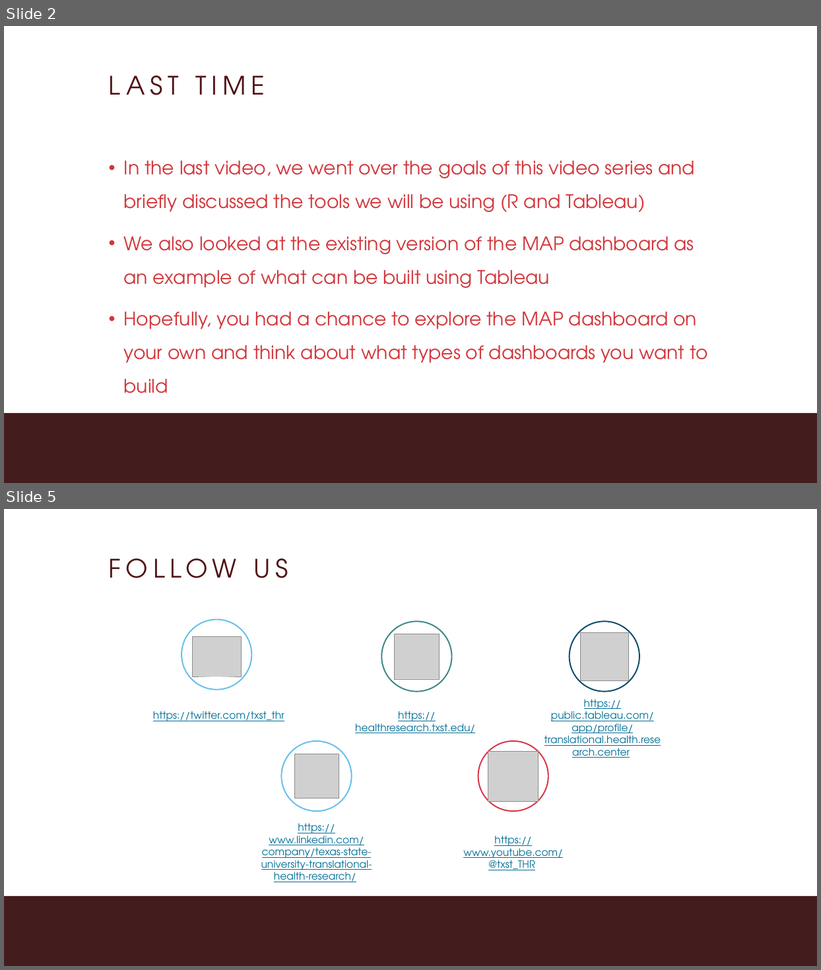
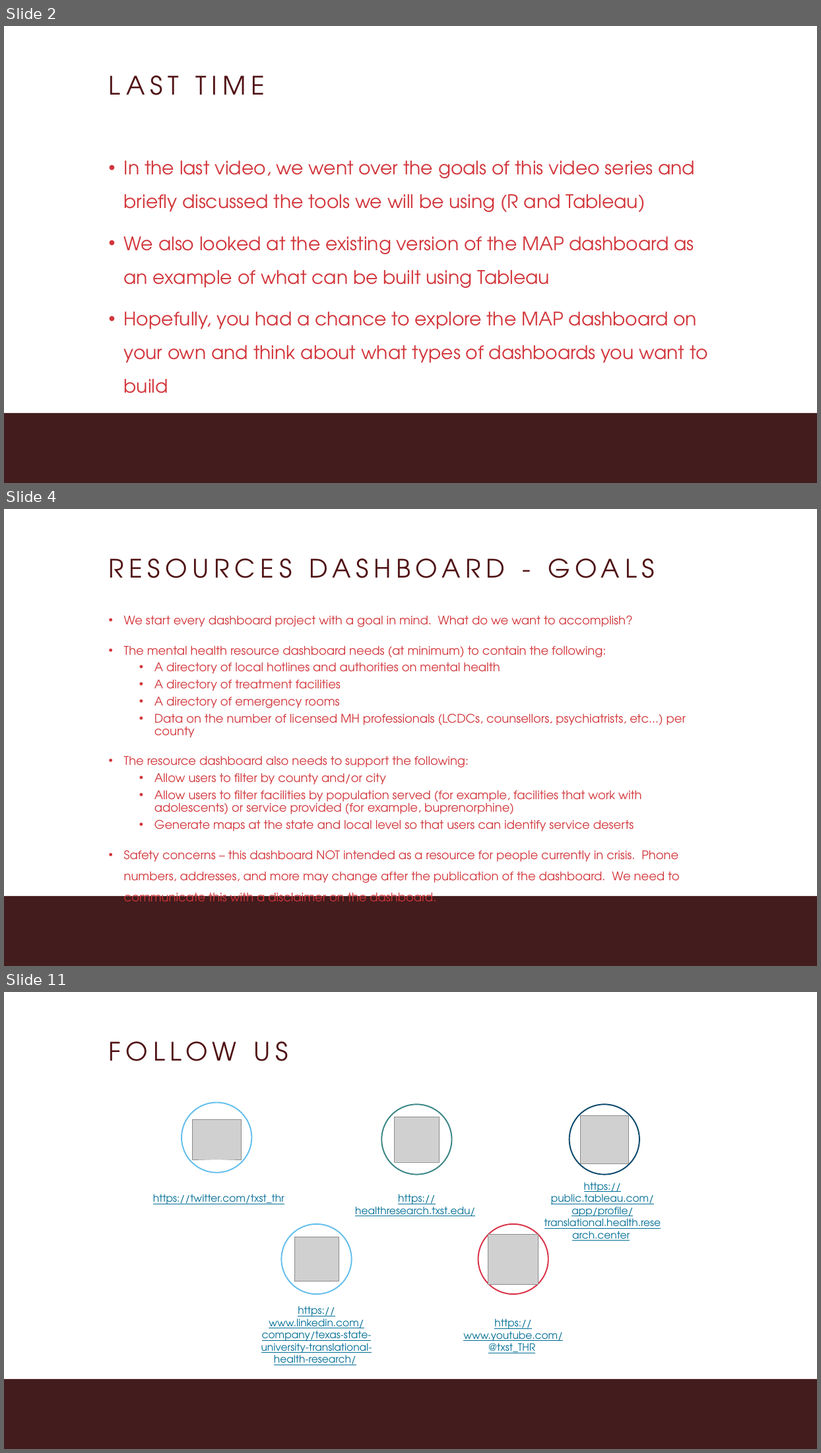
Before and after one commit to MariaElise-T/MH_Dashboard_Tutorial, a slide deck: Formatted Slides/Module0_Video2.pptx. Shown one above the other, each under a label of ours: slides 2 and 5 before the commit, slides 2, 4 and 11 after it; the slides between them are not shown. The pictures are 821x970 and 821x1453 pixels, drawn with LibreOffice and Linux fonts; fonts in the diff are those of the drawing; grey boxes stand for pictures; background and template pictures are left out. Boxes give left, top, right and bottom in pixels: in the first picture for what was removed or moved away, otherwise in the second. Text is boxed around its words. In the diff, an @@ line names an element or a change of style, - is before the commit and + after.

```diff
--- a/Formatted Slides/Module0_Video2.pptx
+++ b/Formatted Slides/Module0_Video2.pptx
@@ slide 4 added at (x1=4, y1=509, x2=817, y2=966), background #FFFFFF; not listed: 1 template element that a slide beside it also shows @@
@@ title added at (x1=109, y1=559, x2=655, y2=578), 60 pt, text #501214 @@
+RESOURCES DASHBOARD - GOALS
@@ text added at (x1=124, y1=615, x2=686, y2=902), 28 pt, text #D2353A @@
+• We start every dashboard project with a goal in mind. What do we want to accomplish?
+• The mental health resource dashboard needs (at minimum) to contain the following:
+  • A directory of local hotlines and authorities on mental health
+  • A directory of treatment facilities
+  • A directory of emergency rooms
+  • Data on the number of licensed MH professionals (LCDCs, counsellors, psychiatrists, etc...) per county
+• The resource dashboard also needs to support the following:
+  • Allow users to filter by county and/or city
+  • Allow users to filter facilities by population served (for example, facilities that work with adolescents) or service provided (for example, buprenorphine)
+  • Generate maps at the state and local level so that users can identify service deserts
+• Safety concerns – this dashboard NOT intended as a resource for people currently in crisis. Phone numbers, addresses, and more may change after the publication of the dashboard. We need to communicate this with a disclaimer on the dashboard.
@@ what was slide 5 is now slide 11 @@
```
Also in this commit, not shown: 2 slides changed, 5 other slides added, 13 other files.
